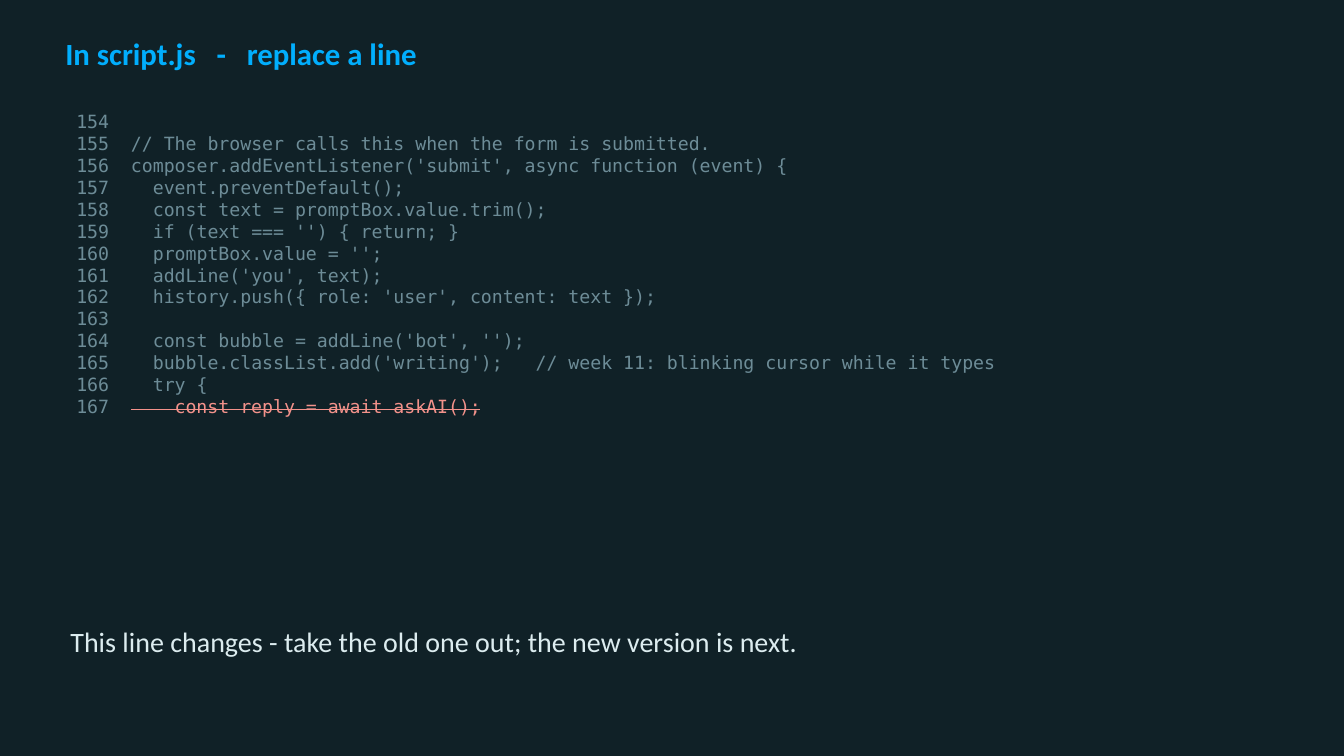
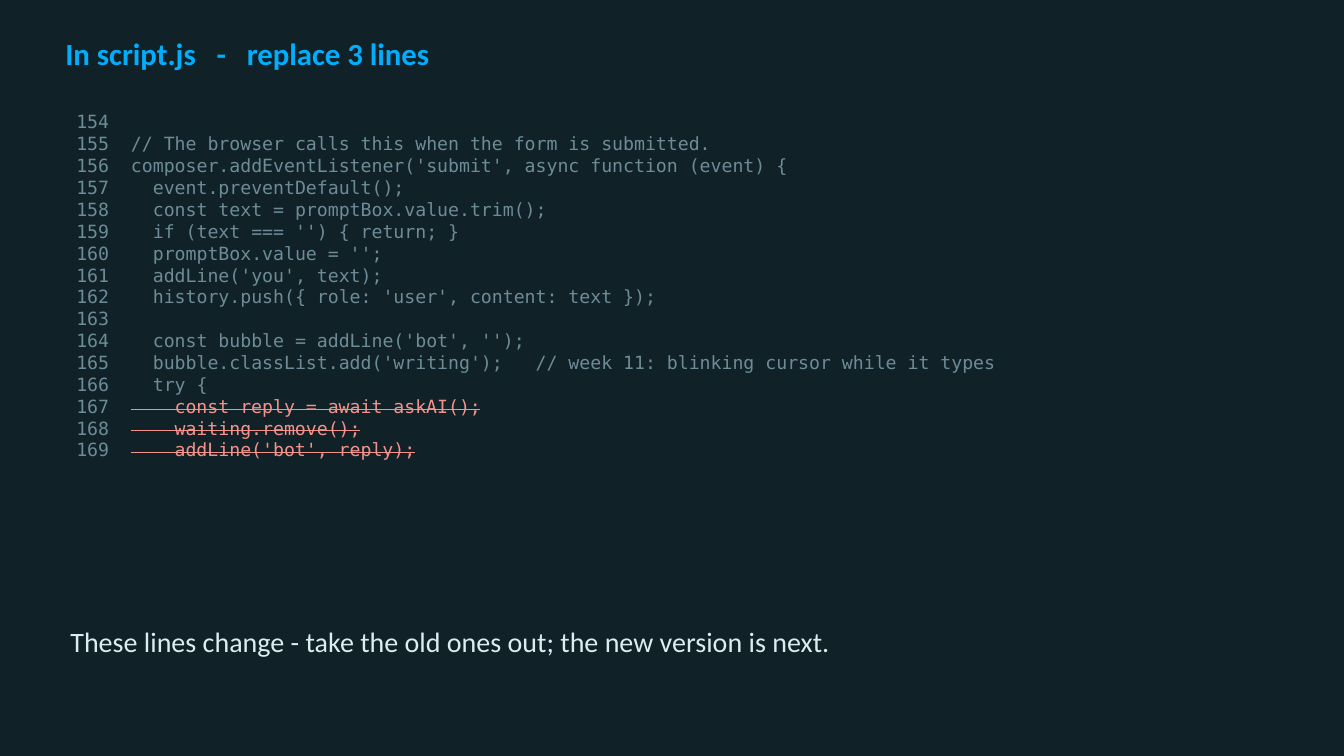
Before and after one commit to utgapps/utgapps.github.io, a slide deck: slide 25 of ai101/slides/week-11.pptx (slide 28 before the commit). Drawn at 1344x756 pixels with LibreOffice and Linux fonts; fonts in the diff are those of the drawing. Boxes give left, top, right and bottom in pixels: in the first picture for what was removed or moved away, otherwise in the second. Text is boxed around its words. In the diff, an @@ line names an element or a change of style, - is before the commit and + after.

```diff
--- a/ai101/slides/week-11.pptx
+++ b/ai101/slides/week-11.pptx
@@ text at <box>65,43,429,70</box>: text changed @@
-In script.js - replace a line
+In script.js - replace 3 lines
@@ text at <box>175,421,416,460</box>: paragraphs added @@
+168 waiting.remove();
+169 addLine('bot', reply);
@@ text at <box>70,632,829,657</box>: text changed @@
-This line changes - take the old one out; the new version is next.
+These lines change - take the old ones out; the new version is next.
```
Also in this commit, not shown: 2 other slides changed, 6 slides removed, 21 other files.
